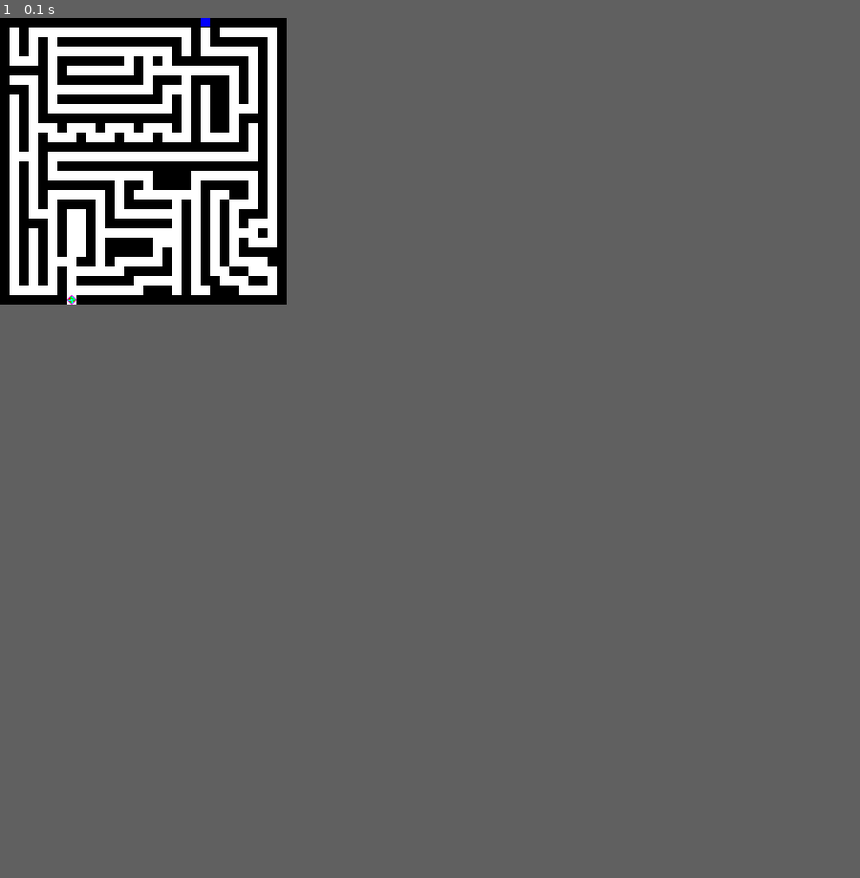
Above: before the commit, frame 1.
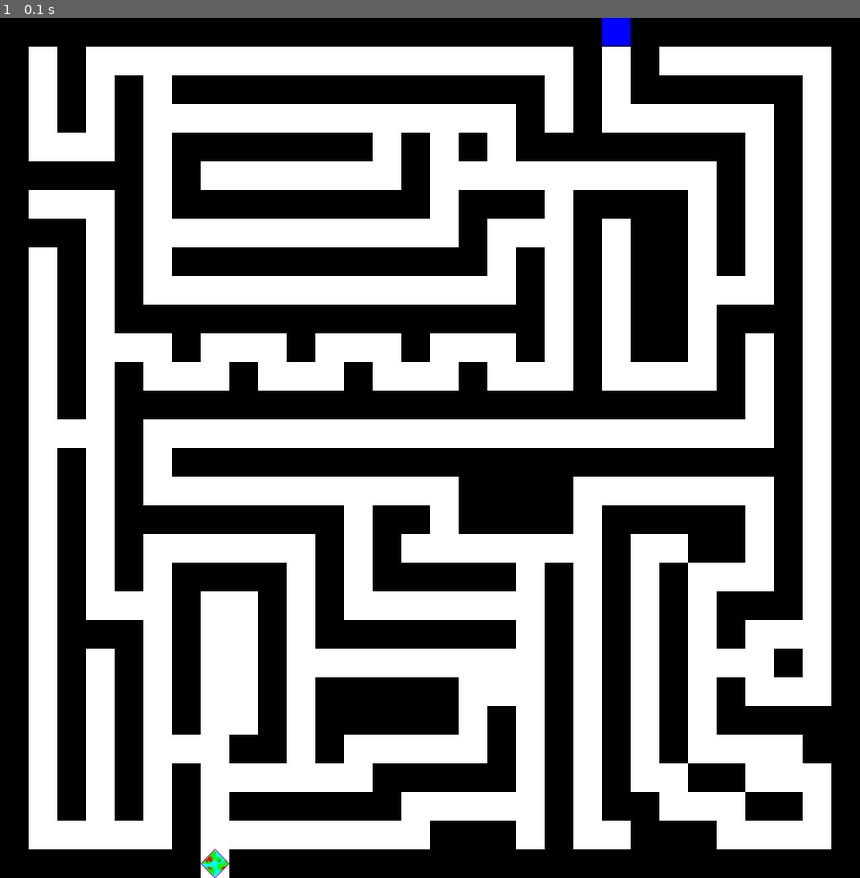
Above: after the commit, the same moment.

Repository: rtw314/manpac
Game: pygame game, started from game.py
Same seed, same stepped clock (60 frames per second), same inputs: the game is played once before the commit and once after it.
Inputs:
- Up to frame 1 (0.1 s): no input
In our replay, the window is 300x300 before the commit and 900x900 after it. These sizes can differ from the game's own. Grey fills any space a smaller window leaves; there, only what the larger window draws over its background counts as a difference.

The runs differ from the first frame. In frame 1, 47% of the frame differs, in the area x 1-97%, y 0-100%.

Commit message:
Add pygametut.py which follows thenewboston's YouTube Pygame tuts

Diff:
--- a/game.py
+++ b/game.py
@@ -4,15 +4,15 @@
 def main():
     pygame.init()
     maze = pygame.image.load(os.path.join('maps', 'maze1.png'))
-    screen = pygame.display.set_mode((300, 300))
+    screen = pygame.display.set_mode((900, 900))
     background = pygame.Surface(screen.get_size())
     background = background.convert()
-    player = pygame.image.load(os.path.join('sprites', 'player_small.png'))
+    player = pygame.image.load(os.path.join('sprites', 'player.png'))
     for y in range(30):
         for x in range(30):
             fill_color = maze.get_at((x, y))
-            current_loc = (x * 10, y * 10)
-            background.fill(fill_color, pygame.Rect(x * 10, y * 10, x * 10 + 9, y * 10 + 9))
+            current_loc = (x * 30, y * 30)
+            background.fill(fill_color, pygame.Rect(x * 30, y * 30, x * 30 + 29, y * 30 + 29))
             if fill_color.r == 0:
                 if fill_color.g == 255:
                     background.blit(player, current_loc)
--- /dev/null
+++ b/pygametut.py
@@ -0,0 +1,41 @@
+import pygame
+
+pygame.init()
+
+white = (255, 255, 255)
+red = (255, 0, 0)
+green = (0, 255, 0)
+blue = (0, 0, 255)
+black = (0, 0, 0)
+
+gameDisplay = pygame.display.set_mode((800, 600))
+pygame.display.set_caption('Slither')
+
+gameExit = False
+lead_x = 300
+lead_y = 300
+move_x, move_y = 0, 0
+
+while not gameExit:
+    for event in pygame.event.get():
+        if event.type == pygame.QUIT or (event.type == pygame.KEYUP and (event.key == pygame.K_ESCAPE or event.key == pygame.K_q)):
+            gameExit = True
+        if event.type == pygame.KEYDOWN:
+            if event.key == pygame.K_LEFT:
+                move_x, move_y = -10, 0
+            if event.key == pygame.K_RIGHT:
+                move_x, move_y = 10, 0
+            if event.key == pygame.K_UP:
+                move_x, move_y = 0, -10
+            if event.key == pygame.K_DOWN:
+                move_x, move_y = 0, 10
+
+    lead_x, lead_y = lead_x + move_x, lead_y + move_y
+
+    gameDisplay.fill(white)
+    pygame.draw.rect(gameDisplay, black, [lead_x, lead_y, 10, 10])
+
+    pygame.display.update()
+
+pygame.quit()
+quit()
